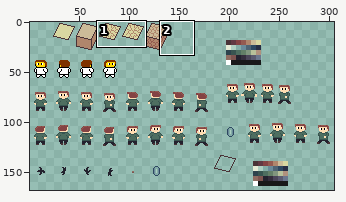
Two states of a sprite sheet, images/tiles.png. The first picture is a wide view before the edit; the outline marks the close-up.
Close-up. First the earlier version:
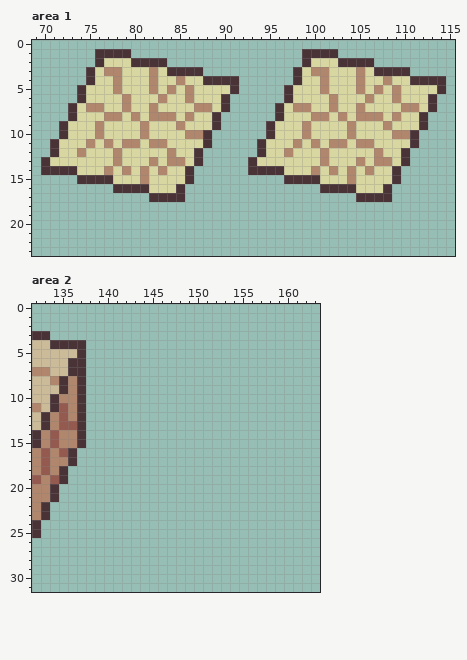
The file is 326x180 pixels. Shown: area 1: x 69..115, y 0..23; area 2: x 132..163, y 0..31. The wide view leaves out empty margins.
After:
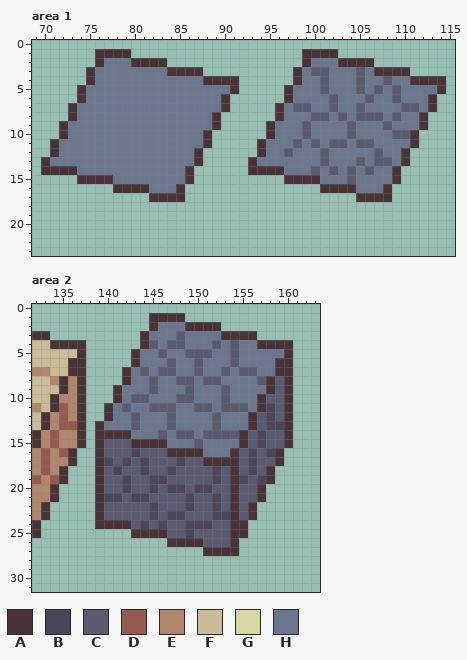
Palette (. is transparent): A #4a3337  B #4b4659  C #5a5a70  D #945a50  E #b0866c  F #ccbb98  G #d9d7a1  H #6b778e
Change:
Area 1:
y 2: x 77..79 GGG -> HHH; x 100..102 GGG -> HHH
y 3: x 76..83 GEEGGGEG -> HHHHHHHH; x 99..106 GEEGGGEG -> HCCHHHCH
y 4: x 76..87 GGEGGGEGGEGG -> HHHHHHHHHHHH; x 99..110 GGEGGGEGGEGG -> HHCHHHCHHCHH
y 5: x 75..90 GGGEGGGEGEGEGGGG -> HHHHHHHHHHHHHHHH; x 98..113 GGGEGGGEGEGEGGGG -> HHHCHHHCHCHCHHHH
y 6: x 75..89 GGGGEGGGEGGEGGG -> HHHHHHHHHHHHHHH; x 98..112 GGGGEGGGEGGEGGG -> HHHHCHHHCHHCHHH
y 7: x 74..89 GEEGGEGGEGGGGEEG -> HHHHHHHHHHHHHHHH; x 97..112 GEEGGEGGEGGGGEEG -> HCCHHCHHCHHHHCCH
y 8: x 74..88 GGGEEGEGEEEGEGG -> HHHHHHHHHHHHHHH; x 97..111 GGGEEGEGEEEGEGG -> HHHCCHCHCCCHCHH
y 9: x 73..88 GGGEGGGGEGGGEGGG -> HHHHHHHHHHHHHHHH; x 96..111 GGGEGGGGEGGGEGGG -> HHHCHHHHCHHHCHHH
y 10: x 73..87 GGGEGGGGEGGGGEE -> HHHHHHHHHHHHHHH; x 96..110 GGGEGGGGEGGGGEE -> HHHCHHHHCHHHHCC
y 11: x 72..87 GGGEGEGEEGEEGGGG -> HHHHHHHHHHHHHHHH; x 95..110 GGGEGEGEEGEEGGGG -> HHHCHCHCCHCCHHHH
y 12: x 72..86 GGEGGGEGGGGGEGG -> HHHHHHHHHHHHHHH; x 95..109 GGEGGGEGGGGGEGG -> HHCHHHCHHHHHCHH
y 13: x 71..86 GGGGGGGEGGGEGEEG -> HHHHHHHHHHHHHHHH; x 94..109 GGGGGGGEGGGEGEEG -> HHHHHHHCHHHCHCCH
y 14: x 74..85 GGGEGEGEGEGG -> HHHHHHHHHHHH; x 97..108 GGGEGEGEGEGG -> HHHCHCHCHCHH
y 15: x 78..85 GGGEGGGG -> HHHHHHHH; x 101..108 GGGEGGGG -> HHHCHHHH
y 16: x 82..84 GGG -> HHH; x 105..107 GGG -> HHH
Area 2:
y 1: x 145..148 .... -> AAAA
y 2: x 145..152 ........ -> AHHHAAAA
y 3: x 144..156 ............. -> AHHHCHHHHAAAA
y 4: x 144..160 ................. -> ACHCCHHHCHCHHAAAA
y 5: x 143..160 .................. -> AHHCHHCCCHHCHHHHHA
y 6: x 143..160 .................. -> AHHHCHHCHHHCHHHHAA
y 7: x 142..160 ................... -> AHCHCCHHCHHCHCCHHAA
y 8: x 142..160 ................... -> AHHCHHCCHCCHHHHCACA
y 9: x 141..160 .................... -> AHHHCHHHCHHHCHHHHACA
y 10: x 141..160 .................... -> AHCCHHHCCHHHCHHHACCA
y 11: x 140..160 ..................... -> AHCHHCCCHHCCHCCCHABCA
y 12: x 140..160 ..................... -> AHHCHHHCHHHHCHHHACBCA
y 13: x 139..160 ...................... -> AHHHCHHHCHHHHCHHHACBBA
y 14: x 139..160 ...................... -> AAAAHHHCHCCHCCCCACBCCA
y 15: x 139..160 ...................... -> ACCCAAAAHHHCHHHHACBCCA
y 16: x 139..159 ..................... -> ACCCBCCCAAAAHHHACBCBA
y 17: x 139..159 ..................... -> ABCBCBCCCBCCAAAACBCCA
y 18: x 139..158 .................... -> ACBCCBCCBCCCCBCACBCA
y 19: x 139..158 .................... -> ACCBCCBBCCCCCBCABCBA
y 20: x 139..157 ................... -> ACCBCCBCBBCBBCCACCA
y 21: x 139..157 ................... -> ABBCBBCCCCBCCBCACCA
y 22: x 139..156 .................. -> ACCCCCBCCCBCCBCACA
y 23: x 139..156 .................. -> ACCCCCBCBBCCCBBACA
y 24: x 139..155 ................. -> AAAACBCBCCBBBCCAA
y 25: x 143..155 ............. -> AAAACCBCCCCAA
y 26: x 147..154 ........ -> AAAACCCA
y 27: x 151..154 .... -> AAAA
Changed places in both close-ups, as pixel boxes (x1, y1, x2, y2):
changed: (50, 58, 230, 193)
changed: (257, 58, 437, 193)
added: (95, 313, 293, 556)
